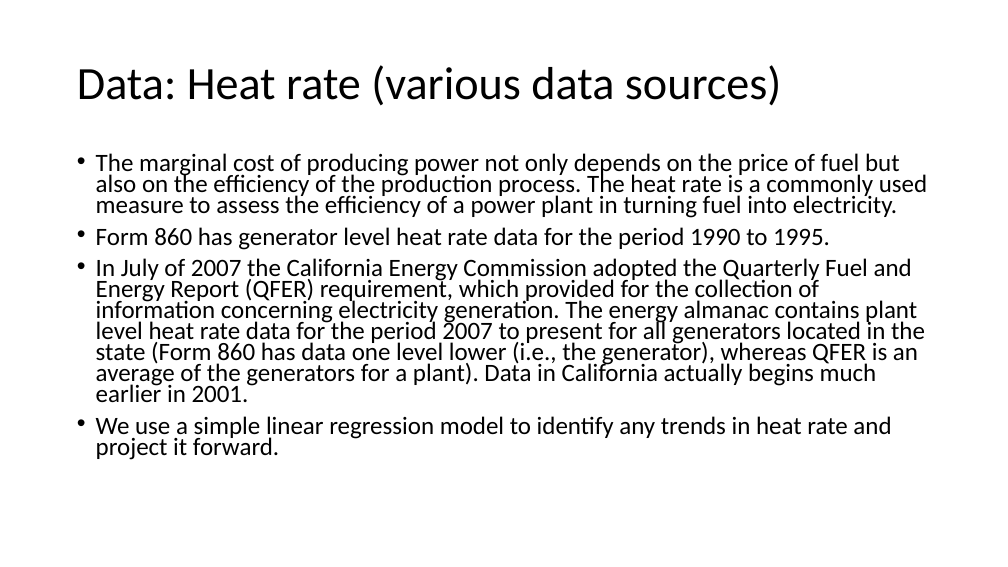
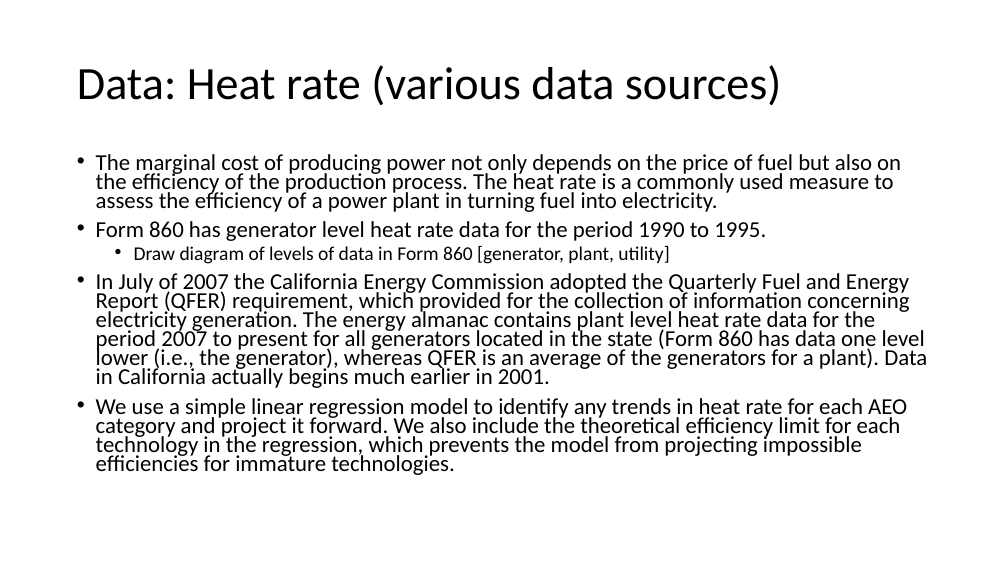
Before and after one commit to andymd26/fuzzy-waffle, a slide deck: slide 9 of doc/Electricity investment.pptx. Drawn at 1008x567 pixels with LibreOffice and Linux fonts; fonts in the diff are those of the drawing. Boxes give left, top, right and bottom in pixels: in the first picture for what was removed or moved away, otherwise in the second. Text is boxed around its words. In the diff, an @@ line names an element or a change of style, - is before the commit and + after.

```diff
--- a/doc/Electricity investment.pptx
+++ b/doc/Electricity investment.pptx
@@ text at bbox=[96, 154, 927, 388]: size 23.8 to 21.7 pt in "The marginal cost of producing power not ...", "Form 860 has generator level heat rate ...", "In July of 2007 the California Energy ..." @@
@@ text at bbox=[134, 246, 669, 264]: paragraph added @@
+  • Draw diagram of levels of data in Form 860 [generator, plant, utility]
@@ text at bbox=[96, 398, 907, 475]: text changed; size 23.8 to 21.7 pt @@
-• We use a simple linear regression model to identify any trends in heat rate and project it forward.
+• We use a simple linear regression model to identify any trends in heat rate for each AEO category and project it forward. We also include the theoretical efficiency limit for each technology in the regression, which prevents the model from projecting impossible efficiencies for immature technologies.
```
Also in this commit, not shown: 10 other slides changed, 3 slides added.
